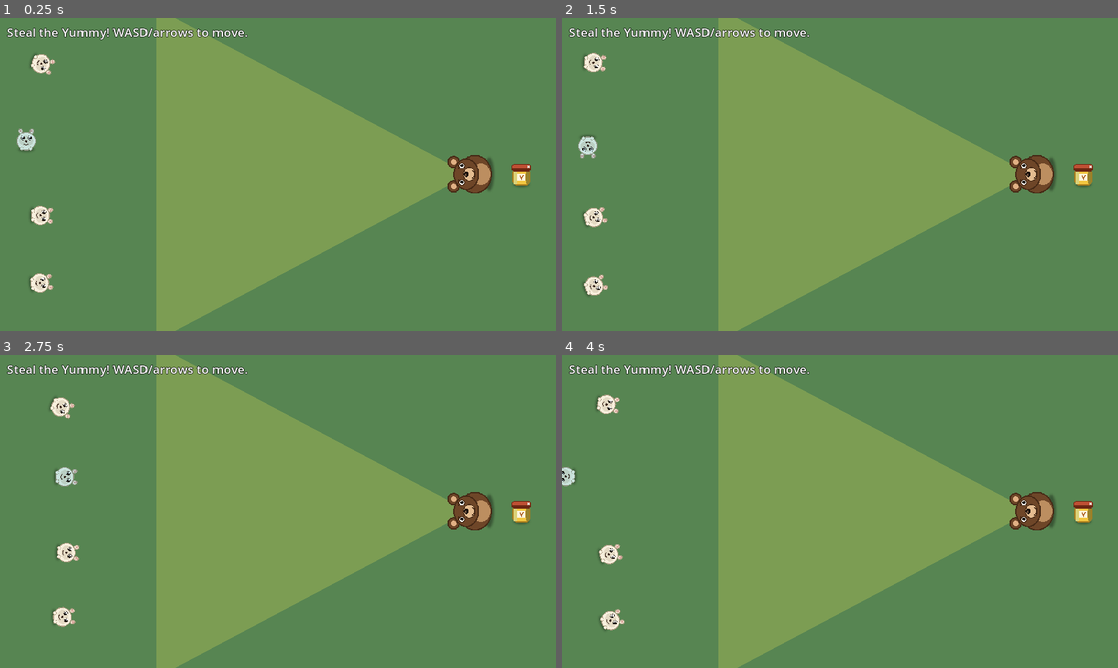
Above: before the commit, frames 1-4 (two rows, left to right).
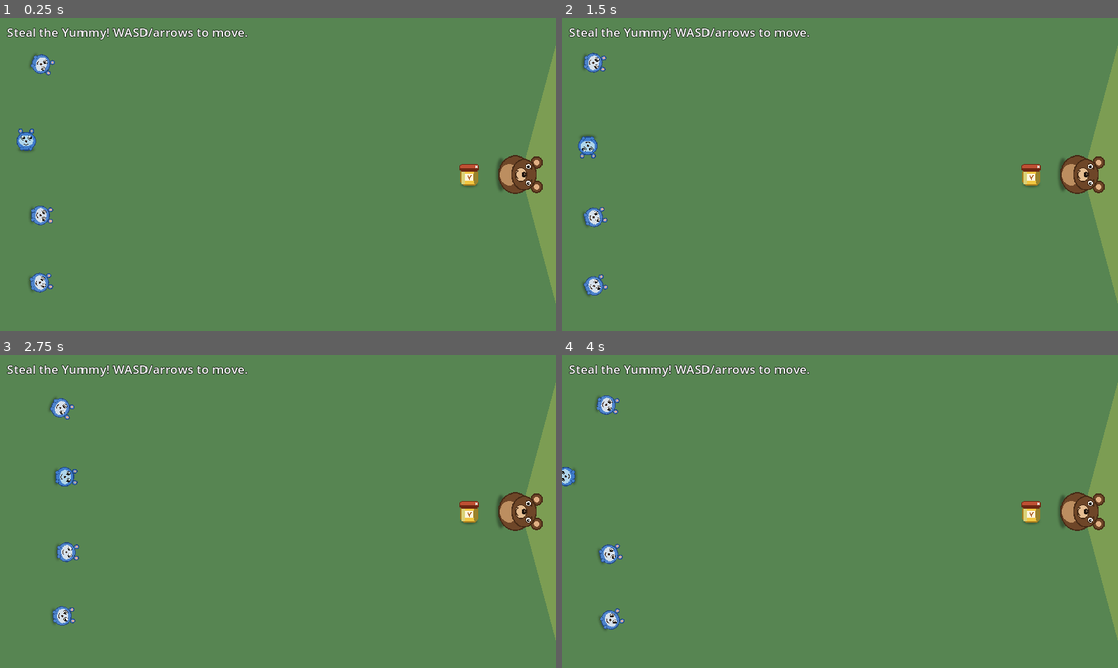
Above: after the commit, the same moments.

Repository: dburt/grizzys_treasure
Game: Godot game, scene res://scenes/main.tscn
The game is run twice, just before and just after one commit, with the same random seed, the same clock (stepped at 60 frames per second) and the same inputs.
Inputs:
- Up to frame 1 (0.25 s): no input
- Up to frame 2 (1.5 s): tap Enter at 0.5 s; hold Right (ui_right) 0.53-1.28 s; tap R at 0.6, 1.35 s; hold Down (ui_down) from 1.28 s (still down)
- Up to frame 3 (2.75 s): release Down (ui_down) at 2.03 s; hold Right (ui_right) from 2.03 s (still down); tap R at 2.1 s
- Up to frame 4 (4 s): release Right (ui_right) at 2.78 s; hold Up (ui_up) 2.78-3.53 s; tap R at 2.85, 3.6 s; hold Left (ui_left) from 3.53 s (still down)

The runs differ from the first frame. In frame 1, 34% of the frame differs, in the area x 3-100%, y 0-100%; in frame 2, 34%; in frame 3, 34%, in the area x 9-100%, y 0-100%; in frame 4, 34%.

Commit message:
Move Yummy closer and make Grizzy look back and forward rather than around

Diff:
--- a/scenes/main.tscn
+++ b/scenes/main.tscn
@@ -15,11 +15,11 @@
 color = Color(0.34, 0.52, 0.32, 1)
 
 [node name="Yummy" parent="." instance=ExtResource("3_yummy")]
-position = Vector2(1200, 360)
+position = Vector2(1080, 360)
 
 [node name="Grizzy" parent="." instance=ExtResource("2_grizzy")]
-position = Vector2(1080, 360)
-initial_facing_degrees = 180.0
+position = Vector2(1200, 360)
+initial_facing_degrees = 0.0
 
 [node name="Lemmings" type="Node2D" parent="."]
 
--- a/scripts/grizzy.gd
+++ b/scripts/grizzy.gd
@@ -1,16 +1,19 @@
 extends Node2D
 
-# Grizzy stands near the Yummy and periodically turns. While "looking", any
-# lemming inside his vision cone that is moving above a small threshold is
-# bounced back to spawn.
+# Grizzy stands beyond the Yummy and periodically turns. He alternates between
+# facing forward (away from the playfield) and backward (toward the lemmings).
+# While "looking", any lemming inside his 150° vision cone moving above a small
+# threshold is bounced back to spawn.
 
 const VISION_RANGE := 720.0
-const VISION_HALF_ANGLE := deg_to_rad(28.0)
+const VISION_HALF_ANGLE := deg_to_rad(75.0)  # 150° total arc
 const CATCH_SPEED := 12.0
 
 @export var look_min := 1.4
 @export var look_max := 3.2
 @export var turn_time := 0.55
+# "Forward" facing — the direction Grizzy points when not watching the lemmings.
+# Backward is the opposite (forward + 180°).
 @export_range(-180.0, 180.0) var initial_facing_degrees := 0.0
 
 @onready var sprite: Sprite2D = $Sprite2D
@@ -24,12 +27,14 @@
 var look_duration := 2.0
 var turn_from := 0.0
 var turn_to := 0.0
-var target_next_turn := true  # alternates: random sweep, then targeted, then random...
+var forward_angle := 0.0
+var facing_backward := false
 
 func _ready() -> void:
 	add_to_group("grizzy")
 	sprite.rotation = PI / 2  # sprite art faces "up"; +X is forward in world space
-	facing = deg_to_rad(initial_facing_degrees)
+	forward_angle = deg_to_rad(initial_facing_degrees)
+	facing = forward_angle
 	_build_cone_polygon()
 	_start_looking()
 
@@ -80,28 +85,5 @@
 	state = State.TURNING
 	t = 0.0
 	turn_from = facing
-	if target_next_turn:
-		turn_to = _pick_target_angle()
-	else:
-		var sweep := randf_range(PI / 3.0, 2.0 * PI / 3.0)
-		if randf() < 0.5:
-			sweep = -sweep
-		turn_to = facing + sweep
-	target_next_turn = not target_next_turn
-
-func _pick_target_angle() -> float:
-	var yummy_node := get_tree().get_first_node_in_group("yummy") as Node2D
-	var best: Lemming = null
-	var best_d := INF
-	for node in get_tree().get_nodes_in_group("lemmings"):
-		var l := node as Lemming
-		if l == null:
-			continue
-		var ref_pos: Vector2 = yummy_node.global_position if yummy_node != null else global_position
-		var d := l.global_position.distance_to(ref_pos)
-		if d < best_d:
-			best_d = d
-			best = l
-	if best == null:
-		return facing + randf_range(-PI / 3.0, PI / 3.0)
-	return (best.global_position - global_position).angle()
+	facing_backward = not facing_backward
+	turn_to = forward_angle + (PI if facing_backward else 0.0)
Binary file changed: sprites/lemming.png
Not shown, added: run.sh
Not shown, changed: tools/sprite_gen.py
